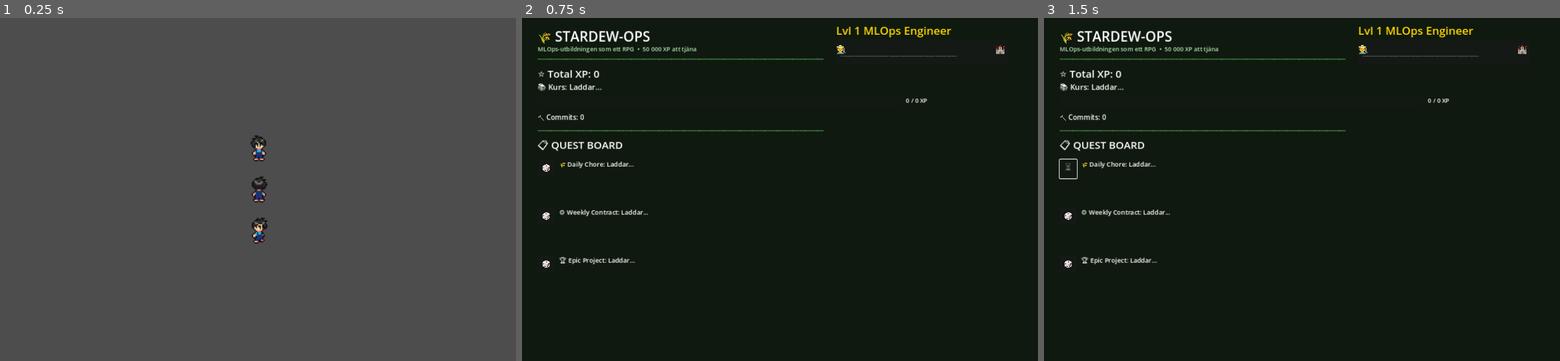
Above: before the commit, frames 1-3 (left to right).
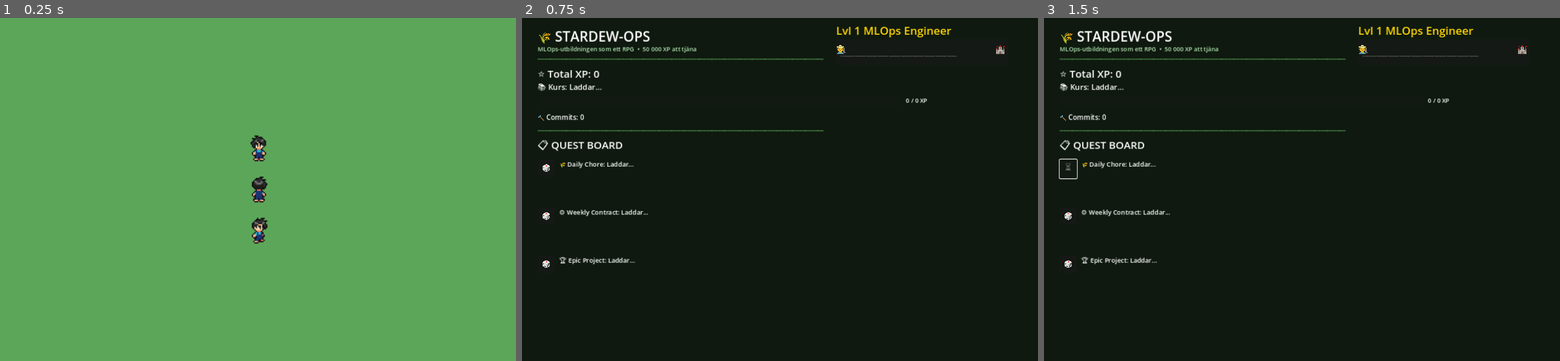
Above: after the commit, the same moments.

Repository: asneH23/stardew-ops
Game: Godot game, scene res://scenes/Main.tscn
Same seed, same stepped clock (60 frames per second), same inputs: the game is played once before the commit and once after it.
Inputs:
- Up to frame 1 (0.25 s): no input
- Up to frame 2 (0.75 s): tap Enter at 0.5 s; hold Right (ui_right) from 0.53 s (still down); tap Tab at 0.6 s
- Up to frame 3 (1.5 s): release Right (ui_right) at 1.25 s; click "🎲" at 1.25 s

The runs differ from the first frame. In frame 1, 100% of the frame differs, in the area x 0-100%, y 0-100%; in frame 2, nothing differs; in frame 3, nothing differs.

Commit message:
chore(godot): add infinite green grass background as fallback

Diff:
--- a/godot/scenes/Main.tscn
+++ b/godot/scenes/Main.tscn
@@ -19,6 +19,13 @@
 offset_top = 764.0
 theme_override_font_sizes/font_size = 14
 text = "⏳ Ansluter..."
+
+[node name="WorldBackground" type="ColorRect" parent="."]
+offset_left = -1000.0
+offset_top = -1000.0
+offset_right = 2000.0
+offset_bottom = 2000.0
+color = Color(0.36, 0.65, 0.35, 1)
 
 [node name="FarmMap" type="TileMapLayer" parent="."]
 offset_right = 1200.0
Not shown, added: godot/update_grass.py
